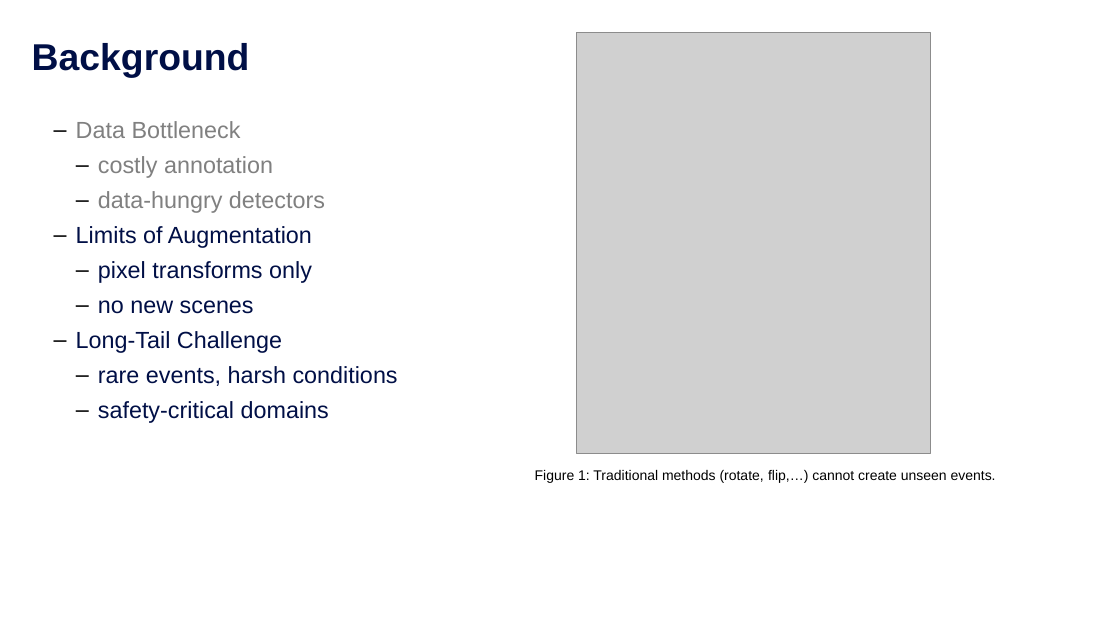
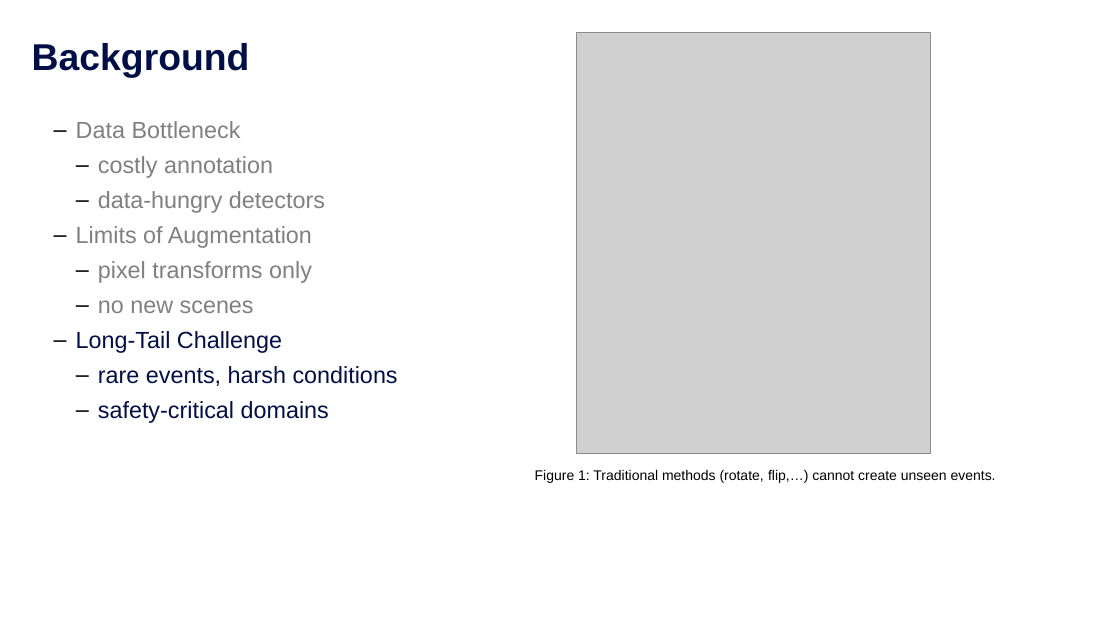
Before and after one commit to chengchengchenchen/MCS-Research-Project, a slide deck: slide 3 of doc/Presentation.pptx. Drawn at 1120x630 pixels with LibreOffice and Linux fonts; fonts in the diff are those of the drawing; grey boxes stand for pictures; background and template pictures are left out. Boxes give left, top, right and bottom in pixels: in the first picture for what was removed or moved away, otherwise in the second. Text is boxed around its words. In the diff, an @@ line names an element or a change of style, - is before the commit and + after.

```diff
--- a/doc/Presentation.pptx
+++ b/doc/Presentation.pptx
@@ text at [76, 226, 312, 313]: text colour #000F46 to #808080 in "Limits of Augmentation", "pixel transforms only", "no new scenes" @@
```
Also in this commit, not shown: 8 other slides changed, 1 slide added, 2 slides removed, 1 other file.
